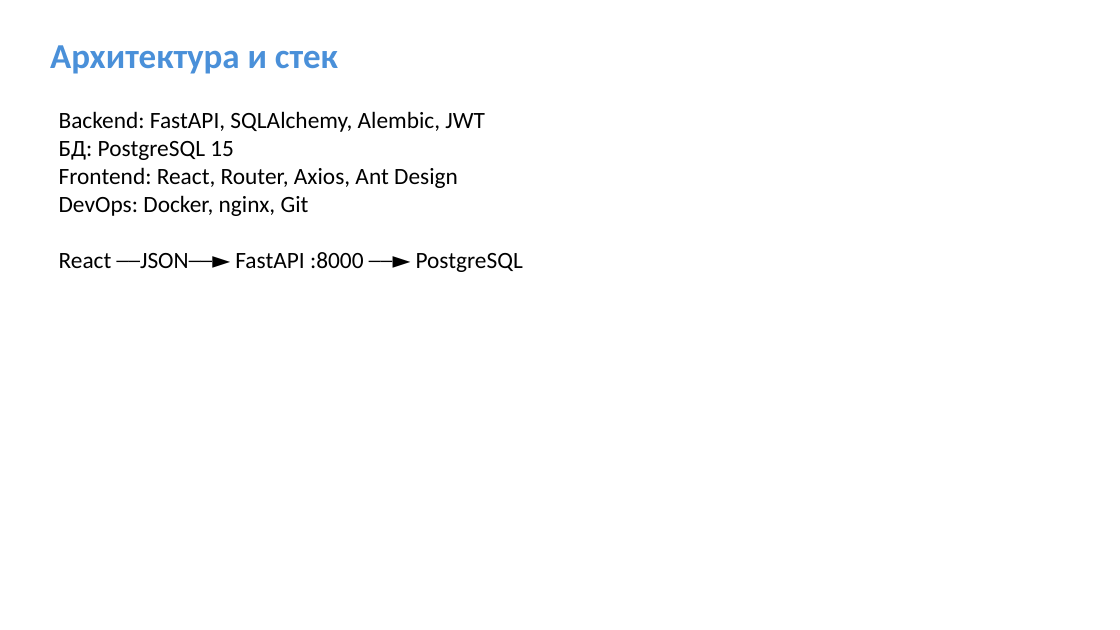
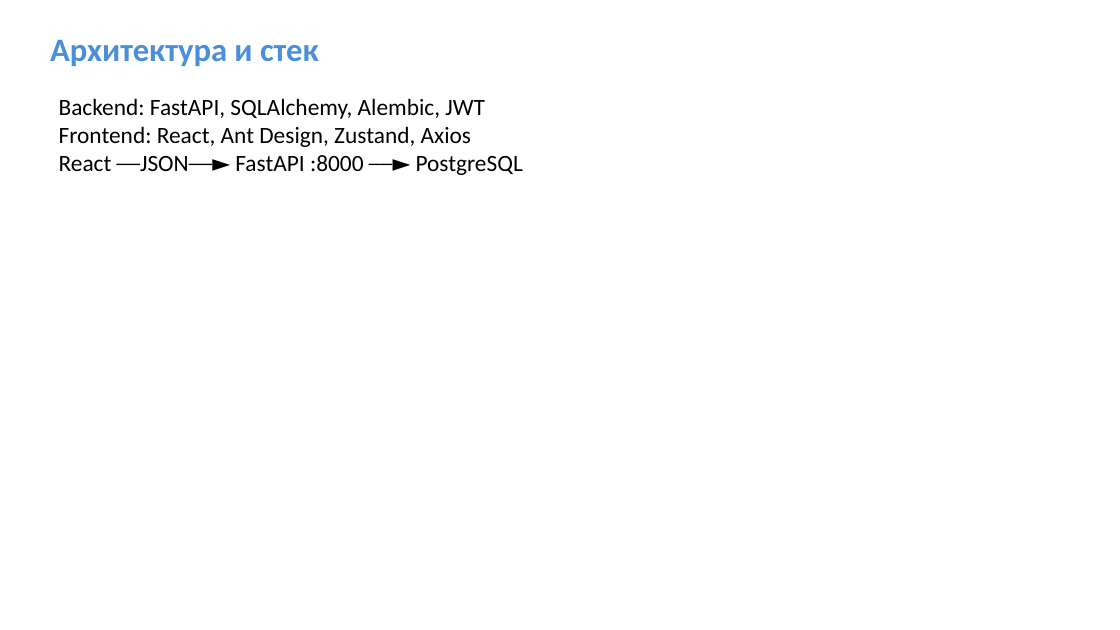
Before and after one commit to Sergei0319/ticktick-diplom, a slide deck: slide 3 of presentation/Презентация_TickTick_диплом.pptx. Drawn at 1120x630 pixels with LibreOffice and Linux fonts; fonts in the diff are those of the drawing. Boxes give left, top, right and bottom in pixels: in the first picture for what was removed or moved away, otherwise in the second. Text is boxed around its words. In the diff, an @@ line names an element or a change of style, - is before the commit and + after.

```diff
--- a/presentation/Презентация_TickTick_диплом.pptx
+++ b/presentation/Презентация_TickTick_диплом.pptx
@@ text "Архитектура и стек" at (50,40,319,66): size 30 to 28 pt @@
@@ text "Backend: FastAPI, SQLAlchemy, Alembic, JWT": place and size @@
-text "Backend: FastAPI, SQLAlchemy, Alembic, JWT" at (59,111,523,272)
+text "Backend: FastAPI, SQLAlchemy, Alembic, JWT" at (59,98,523,175)
@@ text at (59,126,471,147): text changed @@
-БД: PostgreSQL 15
-Frontend: React, Router, Axios, Ant Design
-DevOps: Docker, nginx, Git
+Frontend: React, Ant Design, Zustand, Axios
```
Also in this commit, not shown: 6 other slides changed, 3 slides added, 3 slides removed, 1 other file.
